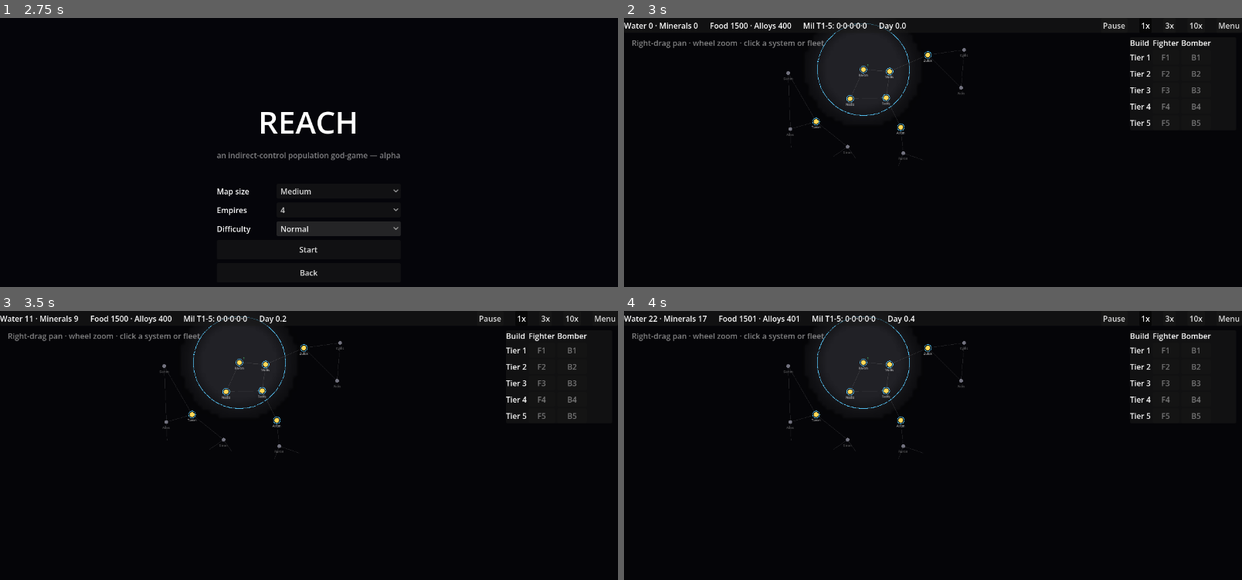
Above: before the commit, frames 1-4 (two rows, left to right).
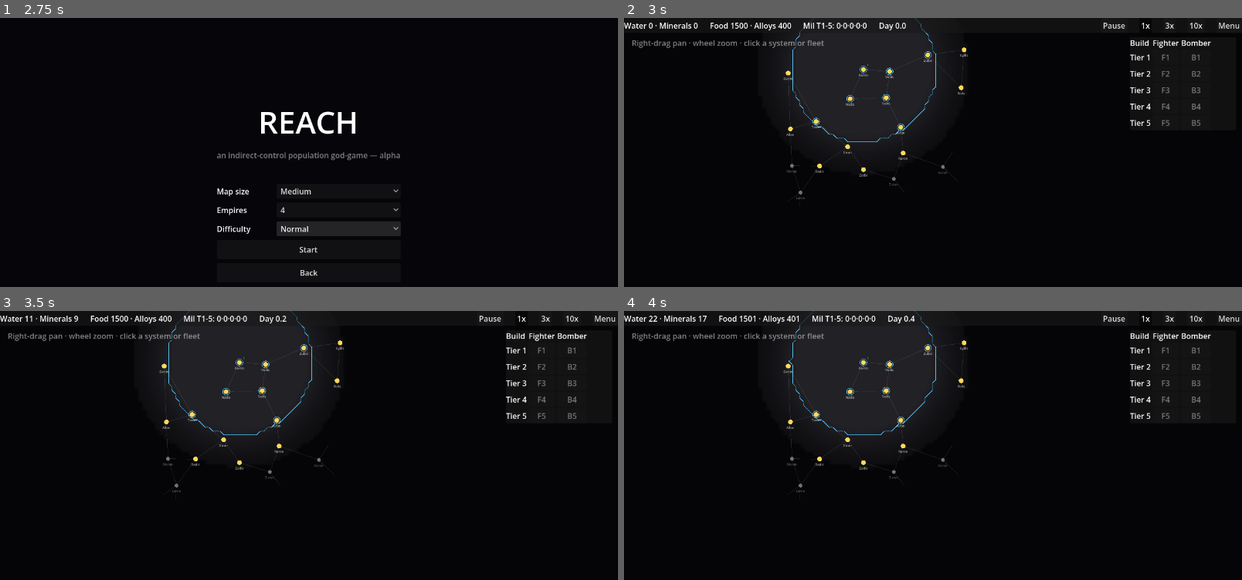
Above: after the commit, the same moments.

Repository: evyatarmitz/reach
Game: Godot game, scene res://menu/menu.tscn
The game is run twice, just before and just after one commit, with the same random seed, the same clock (stepped at 60 frames per second) and the same inputs.
Inputs:
- Up to frame 1 (2.75 s): click "New Game" at 0.5 s; click "Normal" at 1.25 s; click "Normal" at 2 s
- Up to frame 2 (3 s): click "Start" at 2.75 s
- Up to frame 3 (3.5 s): no input
- Up to frame 4 (4 s): click "1x" at 3.5 s

Frame 1 is identical in both runs. In frame 2, 3.0% of the frame differs, in the area x 25-56%, y 0-68%; in frame 3, 3.0%; in frame 4, 3.1%.

Commit message:
0.38.0 - push the fog PAST the border (revert border pull-in)
0.37.0 solved "border lost in the fog" the wrong way: it pulled the uncontested
border inward to sit inside the fog, which shrank the visible territory so systems
appeared OUTSIDE their own border. Reversed.

The border belongs at your real influence edge; the FOG (your sight) should reach
past it. So:
- Reverted the border contour floor (BORDER_OPEN_FLOOR 0.85 -> BORDER_EPS 0.01):
  the bubble border is back at the true influence edge, systems inside it.
- Sight now extends past influence: VR checks sample the PLAYER's claim with reach
  scaled by VR_SIGHT_REACH (1.5x), while ownership and the border contour keep the
  real reach. The fog field therefore exists and feathers PAST the border instead
  of hard-cutting at it. VR_CLAIM_FLOOR 2.0 -> 1.1 so the feather completes around
  the extended sight edge (still no hard disc).
- Same extended reach feeds system-visibility and the border-draw gate, so systems
  and borders reveal out to the sight edge (matches "fog reveals data as it
  advances"), consistent with the fog fill.

Border now sits clearly inside the lit fog with sight in front of it. 116 tests
still pass; autoshot verified.

Diff:
--- a/desktop/game/main.gd
+++ b/desktop/game/main.gd
@@ -24,21 +24,17 @@
 # edge sits inside its territory and hostile seams show BOTH colours.
 const BORDER_CELL := 14.0
 const BORDER_REFRESH := 0.4
-# Rival-claim floor for the border contour against EMPTY space (no real rival).
-# This is what sets where an uncontested "bubble" edge is drawn. It MUST sit at a
-# higher claim than the fog's open-space fade edge (VR_CLAIM_FLOOR / SIGHT ~= 0.67)
-# so the fog always extends PAST the border — otherwise the bubble border is drawn
-# at/beyond the fog's fade edge and gets lost in it. Real (contested) seams use the
-# rival's actual claim instead, so they're unaffected.
-const BORDER_OPEN_FLOOR := 0.85
+const BORDER_EPS := 0.01     # tiny rival-claim floor so bubble-vs-empty edges draw
 const FOG_CELL := 16.0       # sample cell for the fog texture (linearly filtered)
-# VR fill feathering: the lit region fades out over a soft band instead of a hard
-# edge, so it reads as the influence SHAPE, not a stamped disc. VR_CLAIM_FLOOR is
-# the open-space cutoff (no rival) — the lit edge sits at an influence equipotential
-# a bit inside the hard reach radius, so nearby systems' fields merge into organic
-# blobs and no hard circle ever shows. VR_BAND is the feather width in claim-ratio
-# units (fully lit once player_claim*SIGHT is this fraction past the threshold).
-const VR_CLAIM_FLOOR := 2.0
+# VR fill. The fog must reach PAST the border (the border is your influence edge;
+# the fog is your SIGHT, which sees further). VR_SIGHT_REACH is how far sight
+# extends beyond influence reach — the player's fog claim is sampled with reach
+# scaled by this, so the field exists (and feathers) past the border instead of
+# hard-cutting at it. VR_CLAIM_FLOOR is the open-space fade threshold, tuned so the
+# feather completes around the extended sight edge (no hard disc). VR_BAND is the
+# feather width in claim-ratio units. Fog stays soft/organic; border sits inside it.
+const VR_SIGHT_REACH := 1.5
+const VR_CLAIM_FLOOR := 1.1
 const VR_BAND := 0.6
 const SAVE_PATH := "user://reach_save.json"
 const FLEET_ICON_OFF := Vector2(0, -17)   # drawn above the system so it stays clickable
@@ -266,6 +262,17 @@
 
 	var pk := ids.find(player_empire_id)   # player's index in the source arrays
 
+	# VR/sight uses the player's influence reach scaled up (sight sees further than
+	# influence claims), so visibility — fog fill, revealed systems, and the borders
+	# you can see — all extend PAST your border, not up to it. Ownership and the
+	# border contour itself still use the real reach (that's your actual influence).
+	var reach_vr: Array = reach.duplicate()
+	if pk != -1:
+		var rvs := PackedFloat32Array()
+		for rv in reach[pk]:
+			rvs.append(rv * VR_SIGHT_REACH)
+		reach_vr[pk] = rvs
+
 	# Field VR: visibility follows the ACTUAL influence — a point is in VR where
 	# the player's claim, scaled by SIGHT, still beats the strongest rival there
 	# (so it fills the influence territory and extends 1.5x IN FRONT of the border,
@@ -275,7 +282,7 @@
 	var full := {}
 	for sys in sim.systems.values():
 		_system_owner[sys.id] = _owner_at(sys.map_pos, ids, pos, infl, reach)
-		if _player_vr_at(sys.map_pos, ids, pos, infl, reach, pk) \
+		if _player_vr_at(sys.map_pos, ids, pos, infl, reach_vr, pk) \
 				or sim._empire_has_colony_in(player_empire_id, sys.id) \
 				or sim.empire_fleet_in_system(player_empire_id, sys.id):
 			full[sys.id] = true
@@ -311,7 +318,9 @@
 			var c := Vector2(flo.x + (gx + 0.5) * FOG_CELL, flo.y + (gy + 0.5) * FOG_CELL)
 			var v := 0.0
 			if pk != -1:
-				var pc := _claim_at(c, pos[pk], infl[pk], reach[pk])
+				# Player claim on extended SIGHT reach so the fog reaches past the
+				# border; rivals on their real reach (that's their actual presence).
+				var pc := _claim_at(c, pos[pk], infl[pk], reach_vr[pk])
 				if pc > 0.0:
 					var rival := 0.0
 					for k in ids.size():
@@ -384,14 +393,13 @@
 				var p_tr := p_tl + Vector2(BORDER_CELL, 0)
 				var p_br := p_tl + Vector2(BORDER_CELL, BORDER_CELL)
 				var p_bl := p_tl + Vector2(0, BORDER_CELL)
-				# Floor the rival claim so an empire's edge against EMPTY space still
-				# crosses zero and draws a contour — but at BORDER_OPEN_FLOOR (not ~0),
-				# so the uncontested bubble edge sits INSIDE the fog's fade, keeping the
-				# border visible on lit ground. Contested seams use the real rival claim.
-				var m_tl := ck[i_tl] - maxf(_best_other(claims, k, i_tl), BORDER_OPEN_FLOOR)
-				var m_tr := ck[i_tr] - maxf(_best_other(claims, k, i_tr), BORDER_OPEN_FLOOR)
-				var m_br := ck[i_br] - maxf(_best_other(claims, k, i_br), BORDER_OPEN_FLOOR)
-				var m_bl := ck[i_bl] - maxf(_best_other(claims, k, i_bl), BORDER_OPEN_FLOOR)
+				# Subtract a small floor from the rival claim so an empire's edge
+				# against EMPTY space (both claims ~0) still crosses zero and draws
+				# a contour — otherwise a lone/uncontested bubble showed no curve.
+				var m_tl := ck[i_tl] - maxf(_best_other(claims, k, i_tl), BORDER_EPS)
+				var m_tr := ck[i_tr] - maxf(_best_other(claims, k, i_tr), BORDER_EPS)
+				var m_br := ck[i_br] - maxf(_best_other(claims, k, i_br), BORDER_EPS)
+				var m_bl := ck[i_bl] - maxf(_best_other(claims, k, i_bl), BORDER_EPS)
 				# Centroid of this cell's INSIDE corners (margin >= 0) — the
 				# empire's own side. Each segment is nudged toward it so a shared
 				# seam shows both empires' curves side by side, not overlapping.
@@ -411,7 +419,7 @@
 					if off.length() > 0.01:
 						off = off.normalized() * BORDER_INSET
 					# Only draw border the player can actually see (its own VR).
-					if _player_vr_at(mid, ids, pos, infl, reach, pk):
+					if _player_vr_at(mid, ids, pos, infl, reach_vr, pk):
 						_border_segments.append([seg[0] + off, seg[1] + off, col])
 
 
